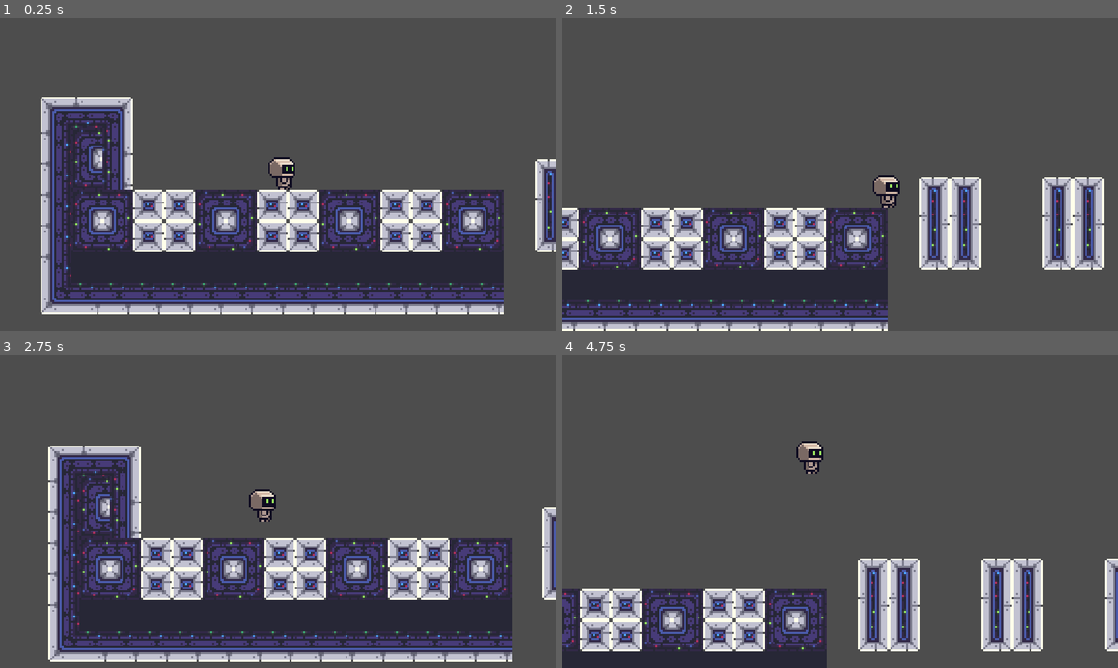
Above: before the commit, frames 1-4 (two rows, left to right).
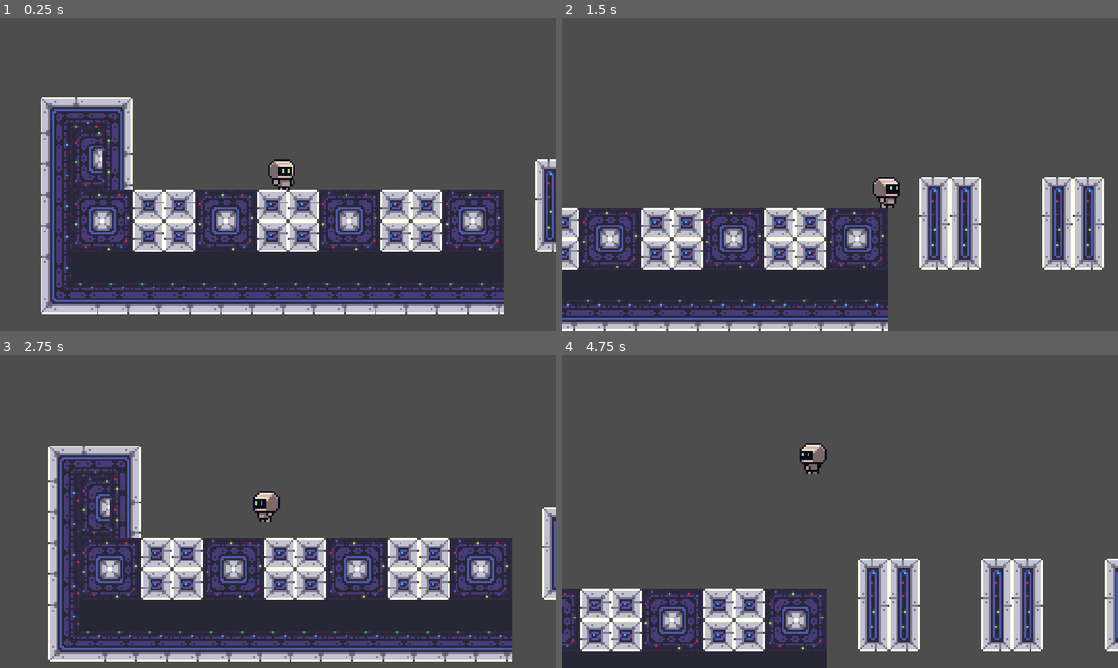
Above: after the commit, the same moments.

Repository: Devahedron/RADS
Game: Godot game, scene res://Scenes/game.tscn
Two runs of this game, one before a commit and one after it. Both use one fixed random seed, a clock stepped at 60 frames per second and the inputs below.
Inputs:
- Up to frame 1 (0.25 s): no input
- Up to frame 2 (1.5 s): hold Right (Right) from 0.53 s (still down); tap Space (Jump) at 0.77 s
- Up to frame 3 (2.75 s): tap Space (Jump) at 1.52 s; release Right (Right) at 2.03 s; hold Left (Left) from 2.03 s (still down)
- Up to frame 4 (4.75 s): release Left (Left) at 2.78 s; hold Right (Right) 2.78-4.28 s; tap Space (Jump) at 3.02, 3.77, 4.52 s; hold Left (Left) from 4.28 s (still down)

The runs differ from the first frame. In frame 1, 0.3% of the frame differs, in the area x 48-53%, y 44-55%; in frame 2, 0.2%; in frame 3, 0.4%, in the area x 44-51%, y 42-54%; in frame 4, 0.4%.

Commit message:
Add new player animations

Diff:
--- a/Scenes/player.tscn
+++ b/Scenes/player.tscn
@@ -4,6 +4,26 @@
 [ext_resource type="Texture2D" uid="uid://dkqeyqwoslaps" path="res://Assets/brackeys_platformer_assets/sprites/knight.png" id="1_v0iea"]
 [ext_resource type="Texture2D" uid="uid://bfgath2bs2eya" path="res://Assets/Used Assets/sci-fi platformer - free/player.png" id="2_6t5aa"]
 
+[sub_resource type="AtlasTexture" id="AtlasTexture_ax3m3"]
+atlas = ExtResource("2_6t5aa")
+region = Rect2(0, 0, 32, 32)
+
+[sub_resource type="AtlasTexture" id="AtlasTexture_3vlem"]
+atlas = ExtResource("2_6t5aa")
+region = Rect2(32, 0, 32, 32)
+
+[sub_resource type="AtlasTexture" id="AtlasTexture_8eeqe"]
+atlas = ExtResource("2_6t5aa")
+region = Rect2(64, 0, 32, 32)
+
+[sub_resource type="AtlasTexture" id="AtlasTexture_5x828"]
+atlas = ExtResource("2_6t5aa")
+region = Rect2(96, 0, 32, 32)
+
+[sub_resource type="AtlasTexture" id="AtlasTexture_c1k8q"]
+atlas = ExtResource("2_6t5aa")
+region = Rect2(128, 0, 32, 32)
+
 [sub_resource type="AtlasTexture" id="AtlasTexture_qpa8y"]
 atlas = ExtResource("2_6t5aa")
 region = Rect2(0, 32, 32, 32)
@@ -184,6 +204,26 @@
 animations = [{
 "frames": [{
 "duration": 1.0,
+"texture": SubResource("AtlasTexture_ax3m3")
+}, {
+"duration": 1.0,
+"texture": SubResource("AtlasTexture_3vlem")
+}, {
+"duration": 1.0,
+"texture": SubResource("AtlasTexture_8eeqe")
+}, {
+"duration": 1.0,
+"texture": SubResource("AtlasTexture_5x828")
+}, {
+"duration": 1.0,
+"texture": SubResource("AtlasTexture_c1k8q")
+}],
+"loop": 1,
+"name": &"New idle",
+"speed": 5.0
+}, {
+"frames": [{
+"duration": 1.0,
 "texture": SubResource("AtlasTexture_qpa8y")
 }, {
 "duration": 1.0,
@@ -209,7 +249,7 @@
 }],
 "loop": 1,
 "name": &"New run",
-"speed": 5.0
+"speed": 10.0
 }, {
 "frames": [{
 "duration": 1.0,
@@ -355,8 +395,9 @@
 
 [node name="AnimatedSprite2D" type="AnimatedSprite2D" parent="." unique_id=1417225545]
 sprite_frames = SubResource("SpriteFrames_vfnvt")
-animation = &"New run"
-frame_progress = 0.6644752
+animation = &"New idle"
+autoplay = "New idle"
+frame_progress = 0.1255719
 
 [node name="CollisionShape2D" type="CollisionShape2D" parent="." unique_id=89829517]
 position = Vector2(0, 2)
--- a/Scripts/player.gd
+++ b/Scripts/player.gd
@@ -19,6 +19,17 @@
 	# Get the input direction and handle the movement/deceleration.
 	# As good practice, you should replace UI actions with custom gameplay actions.
 	var direction := Input.get_axis("Left", "Right")
+
+	if direction > 0:
+		$AnimatedSprite2D.flip_h = false
+	if direction < 0:
+		$AnimatedSprite2D.flip_h = true
+
+	if direction == 0:
+		$AnimatedSprite2D.play("New idle")
+	else:
+		$AnimatedSprite2D.play("New run")
+
 	if direction:
 		velocity.x = direction * SPEED
 	else:
